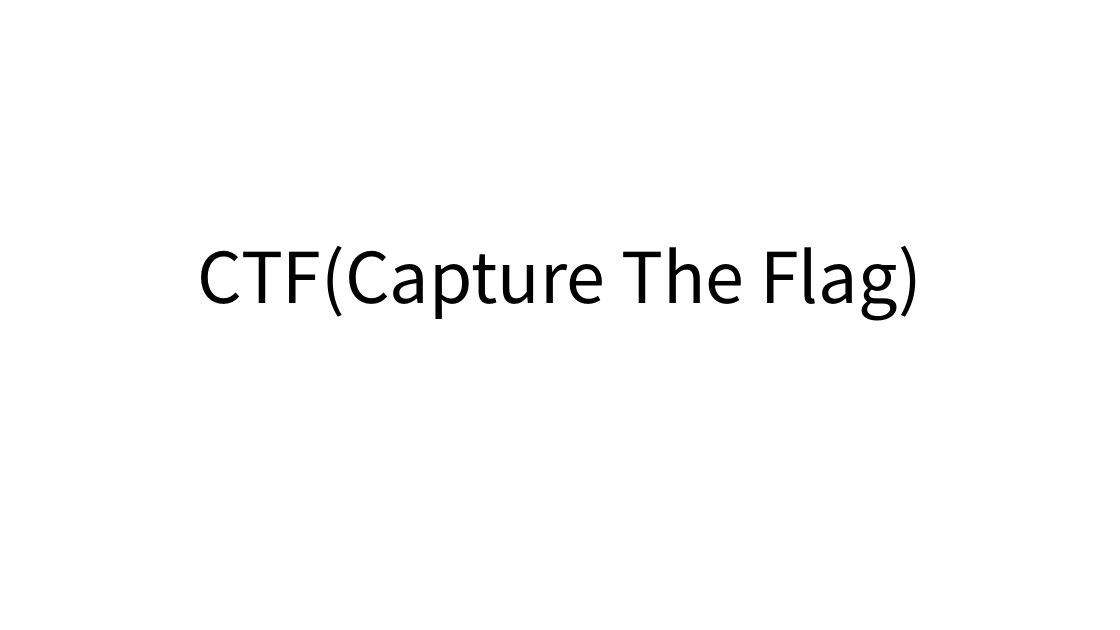
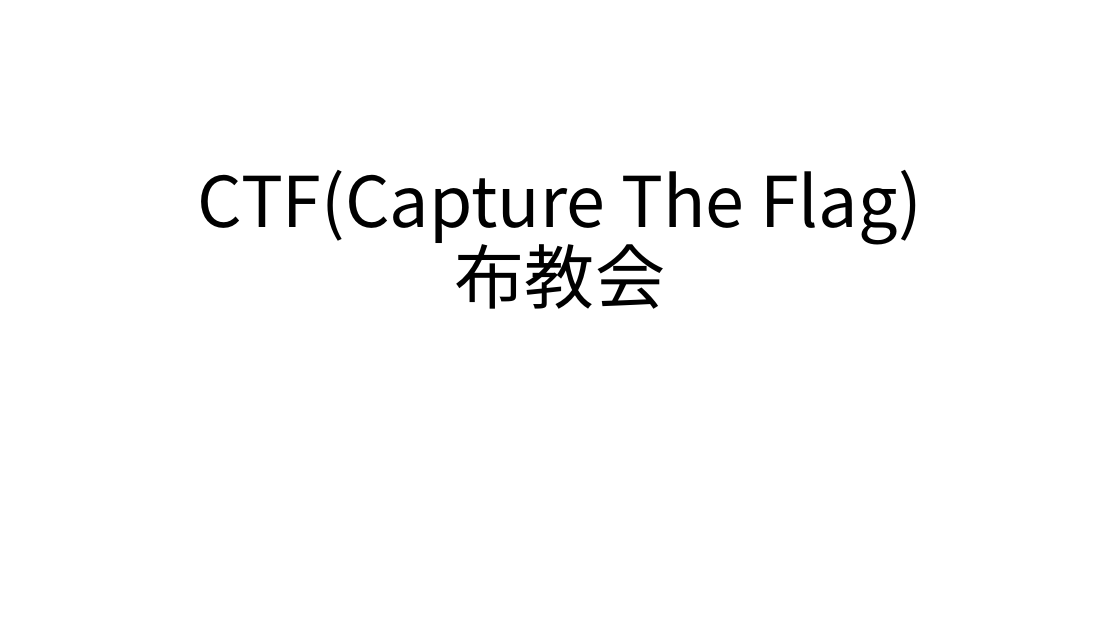
Before and after one commit to narupi/OITBeginnersCTF, a slide deck: slide 1 of Document.pptx. Drawn at 1120x630 pixels with LibreOffice and Linux fonts; fonts in the diff are those of the drawing. Boxes give left, top, right and bottom in pixels: in the first picture for what was removed or moved away, otherwise in the second. Text is boxed around its words. In the diff, an @@ line names an element or a change of style, - is before the commit and + after.

```diff
--- a/Document.pptx
+++ b/Document.pptx
@@ title at box(198, 170, 922, 309): text changed @@
-CTF(Capture The Flag)
+CTF(Capture The Flag)
+布教会
```
Also in this commit, not shown: 1 other slide changed, 3 other files.
